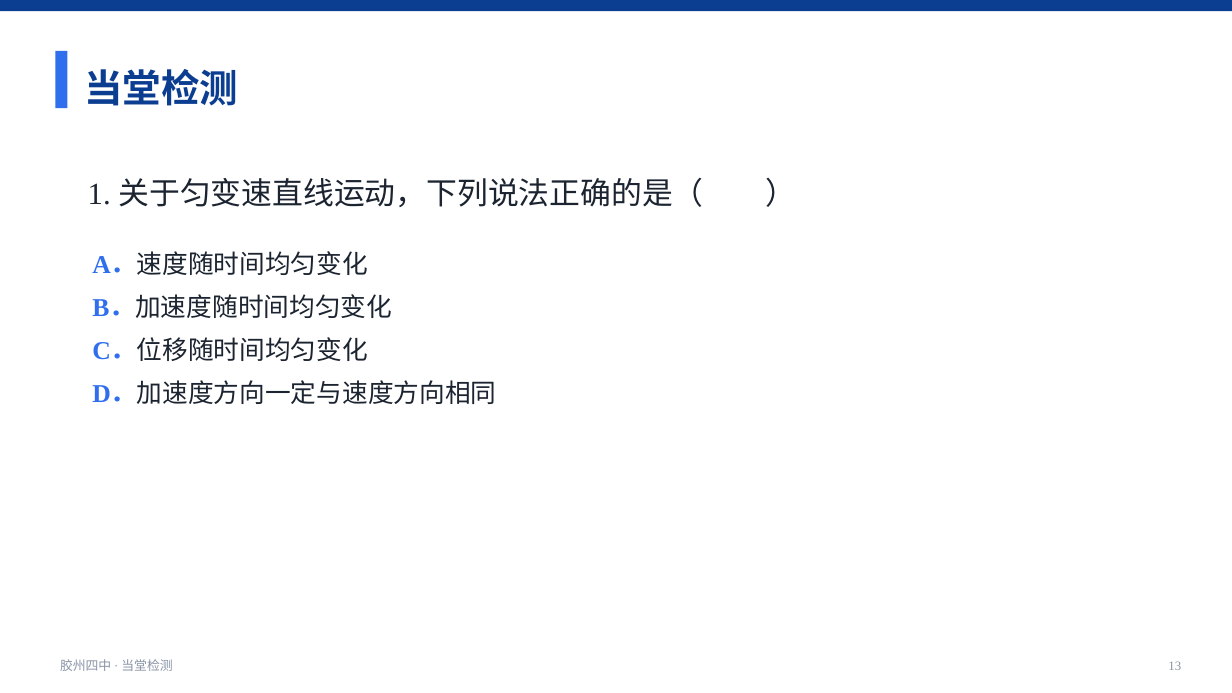
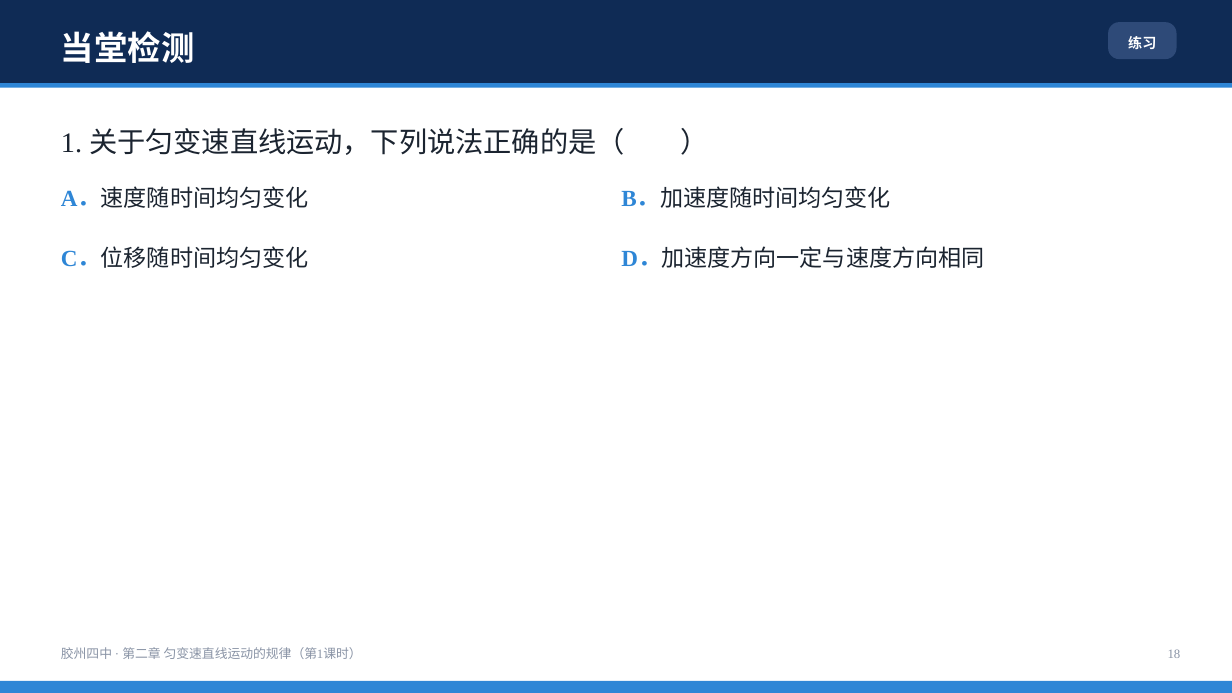
Before and after one commit to wohongshi/jszz, a slide deck: slide 18 of examples/preview/sample_xuean.pptx (slide 13 before the commit). Drawn at 1232x693 pixels with LibreOffice and Linux fonts; fonts in the diff are those of the drawing. Boxes give left, top, right and bottom in pixels: in the first picture for what was removed or moved away, otherwise in the second. Text is boxed around its words. In the diff, an @@ line names an element or a change of style, - is before the commit and + after.

```diff
--- a/examples/preview/sample_xuean.pptx
+++ b/examples/preview/sample_xuean.pptx
@@ rectangle: place and size @@
-rectangle at box(0, 0, 1232, 11)
+rectangle at box(0, 0, 1232, 83)
@@ rectangle at box(0, 0, 1232, 83): fill #0B3D91 to #0F2B55 @@
@@ text "当堂检测": place and size @@
-text "当堂检测" at box(84, 69, 238, 106)
+text "当堂检测" at box(61, 31, 194, 63)
@@ text "当堂检测" at box(61, 31, 194, 63): size 30 to 26 pt, text colour #0B3D91 to #FFFFFF; line spacing 1.25 to 1.3 @@
@@ rounded rectangle added at box(1108, 22, 1177, 59), fill #2E4A78 @@
@@ rectangle removed at box(55, 51, 67, 108) @@
@@ text added at box(1128, 36, 1156, 49), 11 pt, text #FFFFFF, bold @@
+练习
@@ rectangle added at box(0, 83, 1232, 88), fill #2E86D6 @@
@@ text "1. 关于匀变速直线运动，下列说法正确的是（ ）": place and size @@
-text "1. 关于匀变速直线运动，下列说法正确的是（ ）" at box(88, 178, 704, 207)
+text "1. 关于匀变速直线运动，下列说法正确的是（ ）" at box(61, 128, 625, 155)
@@ text "1. 关于匀变速直线运动，下列说法正确的是（ ）" at box(61, 128, 625, 155): size 24 to 22 pt @@
@@ text added at box(61, 188, 309, 208), 18 pt, text #1B2430 @@
+A．速度随时间均匀变化
@@ text added at box(621, 188, 891, 208), 18 pt, text #1B2430 @@
+B．加速度随时间均匀变化
@@ text added at box(61, 248, 309, 268), 18 pt, text #1B2430 @@
+C．位移随时间均匀变化
@@ text removed at box(92, 253, 496, 404) @@
-A．速度随时间均匀变化
-B．加速度随时间均匀变化
-C．位移随时间均匀变化
-D．加速度方向一定与速度方向相同
@@ text added at box(621, 248, 984, 268), 18 pt, text #1B2430 @@
+D．加速度方向一定与速度方向相同
@@ text at box(61, 647, 362, 659): text changed @@
-胶州四中 · 当堂检测
+胶州四中 · 第二章 匀变速直线运动的规律（第1课时）
@@ text added at box(1168, 649, 1181, 658), 10 pt, text #8A94A6 @@
+18
@@ rectangle added at box(0, 681, 1232, 693), fill #2E86D6 @@
@@ text removed at box(1168, 661, 1181, 670) @@
-13
```
Also in this commit, not shown: 19 other slides changed, 6 slides added, 28 other files.
